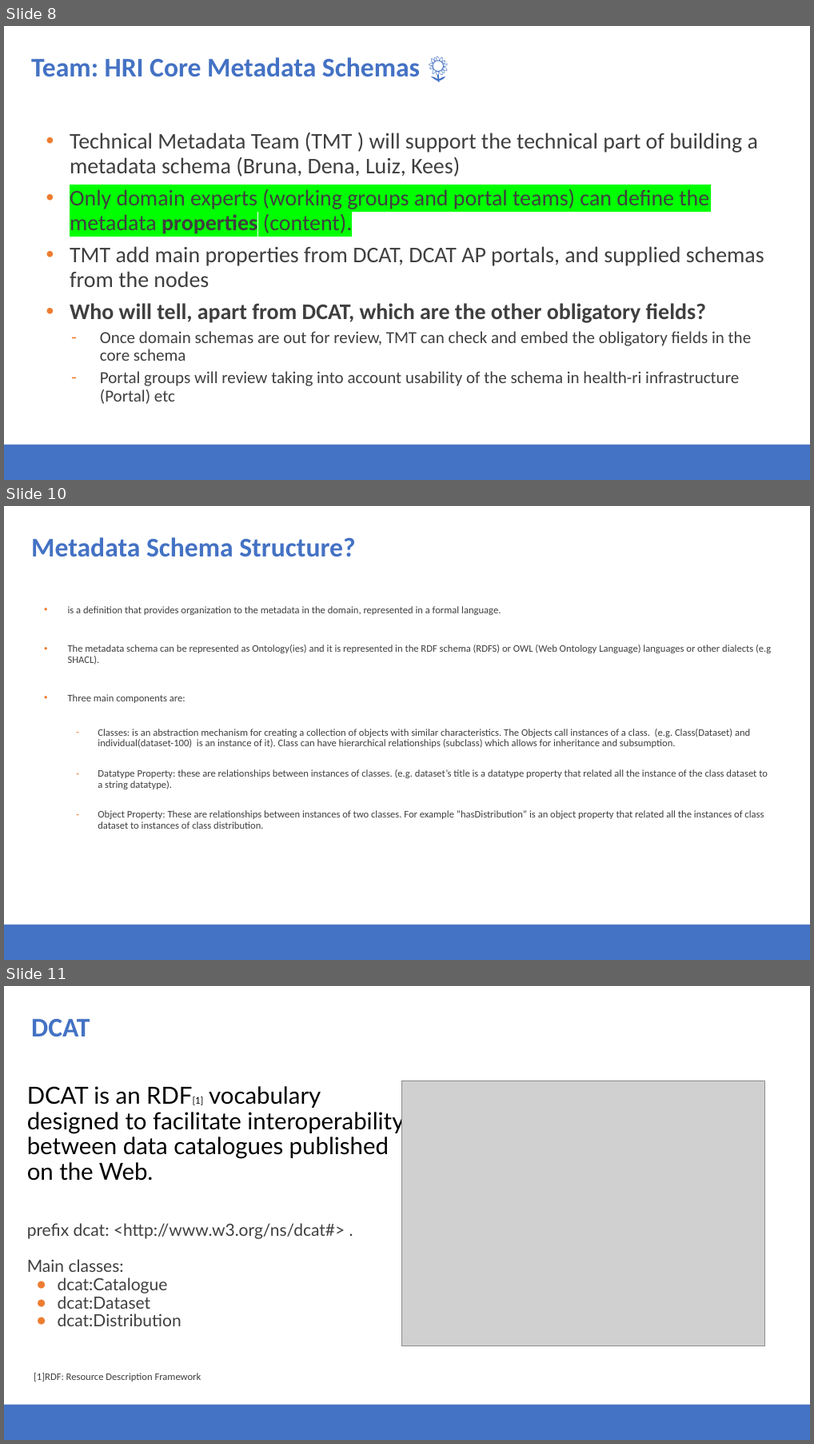
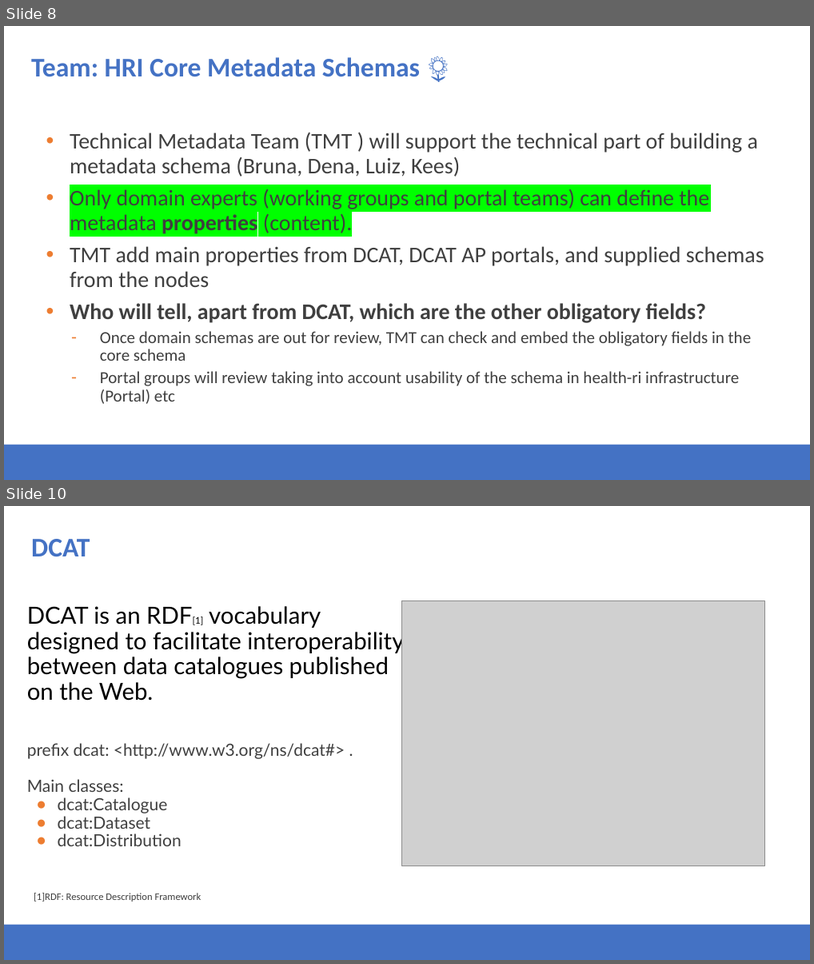
Before and after one commit to Health-RI/health-ri-metadata, a slide deck: Presentations/31082023HRI_Metadata_Schema_ImagingGroup_KickOff.pptx. Shown one above the other, each under a label of ours: slides 8, 10 and 11 before the commit, slides 8 and 10 after it; the slides between them are not shown. The pictures are 814x1444 and 814x964 pixels, drawn with LibreOffice and Linux fonts; fonts in the diff are those of the drawing; grey boxes stand for pictures; background and template pictures are left out. Boxes give left, top, right and bottom in pixels: in the first picture for what was removed or moved away, otherwise in the second. Text is boxed around its words. In the diff, an @@ line names an element or a change of style, - is before the commit and + after.

```diff
--- a/Presentations/31082023HRI_Metadata_Schema_ImagingGroup_KickOff.pptx
+++ b/Presentations/31082023HRI_Metadata_Schema_ImagingGroup_KickOff.pptx
@@ slide 10 removed at (4, 506, 810, 960), background #FFFFFF; not listed: 1 template element that a slide beside it also shows @@
@@ title removed at (31, 537, 355, 557) @@
-Metadata Schema Structure?
@@ text removed at (68, 606, 771, 828) @@
-• is a definition that provides organization to the metadata in the domain, represented in a formal language.
-• The metadata schema can be represented as Ontology(ies) and it is represented in the RDF schema (RDFS) or OWL (Web Ontology Language) languages or other dialects (e.g SHACL).
-• Three main components are:
-  – Classes: is an abstraction mechanism for creating a collection of objects with similar characteristics. The Objects call instances of a class. (e.g. Class(Dataset) and individual(dataset-100) is an instance of it). Class can have hierarchical relationships (subclass) which allows for inheritance and subsumption.
-  – Datatype Property: these are relationships between instances of classes. (e.g. dataset’s title is a datatype property that related all the instance of the class dataset to a string datatype).
-  – Object Property: These are relationships between instances of two classes. For example ”hasDistribution” is an object property that related all the instances of class dataset to instances of class distribution.
@@ what was slide 11 is now slide 10 @@
```
Also in this commit, not shown: 8 slides changed.
